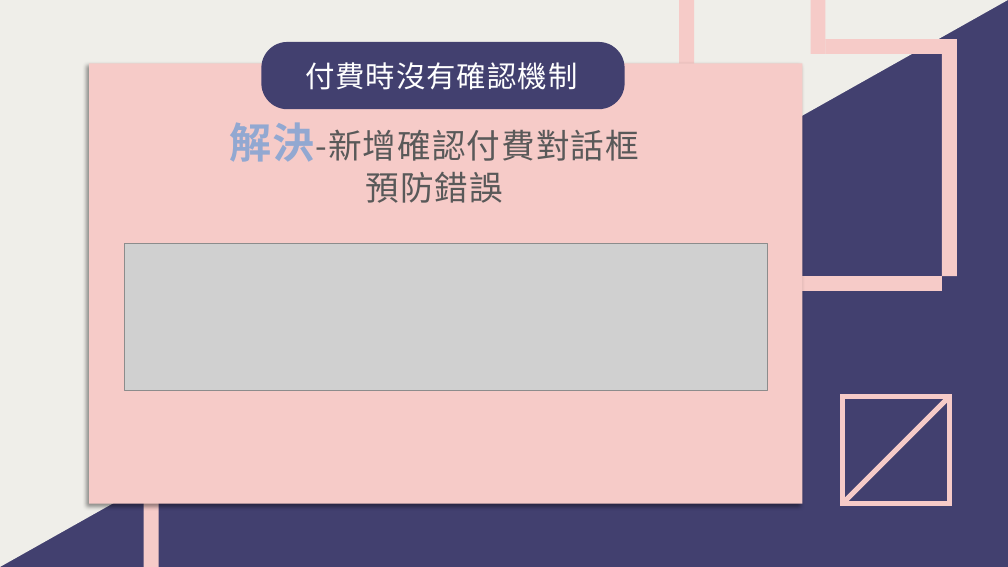
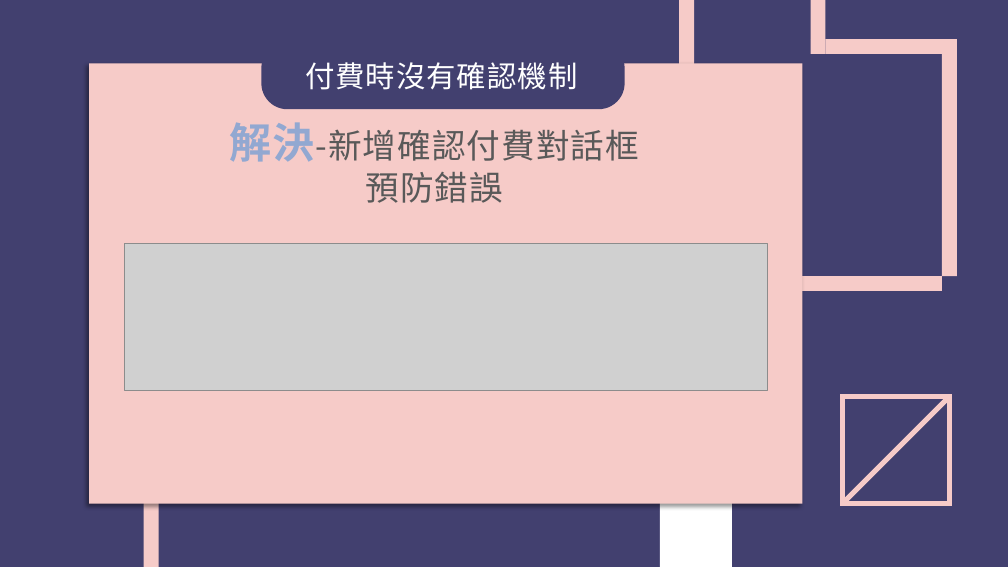
Before and after one commit to leonasdev/WebMidProject, a slide deck: slide 24 of 期末報告企畫書.pptx. Drawn at 1008x567 pixels with LibreOffice and Linux fonts; fonts in the diff are those of the drawing; grey boxes stand for pictures. Boxes give left, top, right and bottom in pixels: in the first picture for what was removed or moved away, otherwise in the second. Text is boxed around its words. In the diff, an @@ line names an element or a change of style, - is before the commit and + after.

```diff
--- a/期末報告企畫書.pptx
+++ b/期末報告企畫書.pptx
@@ right triangle removed at box(0, 0, 1008, 567) @@
@@ rectangle at box(660, 149, 732, 567): fill #42406F to #FFFFFF @@
```
Also in this commit, not shown: 17 other slides changed.
